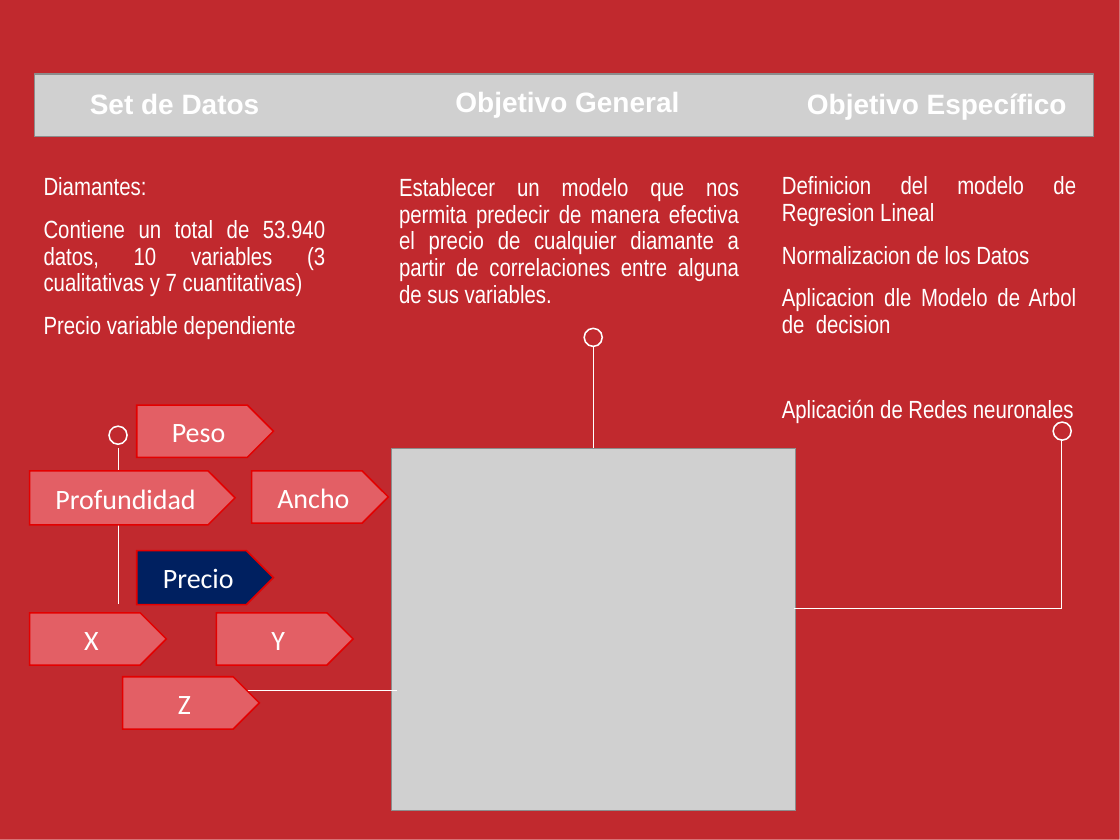
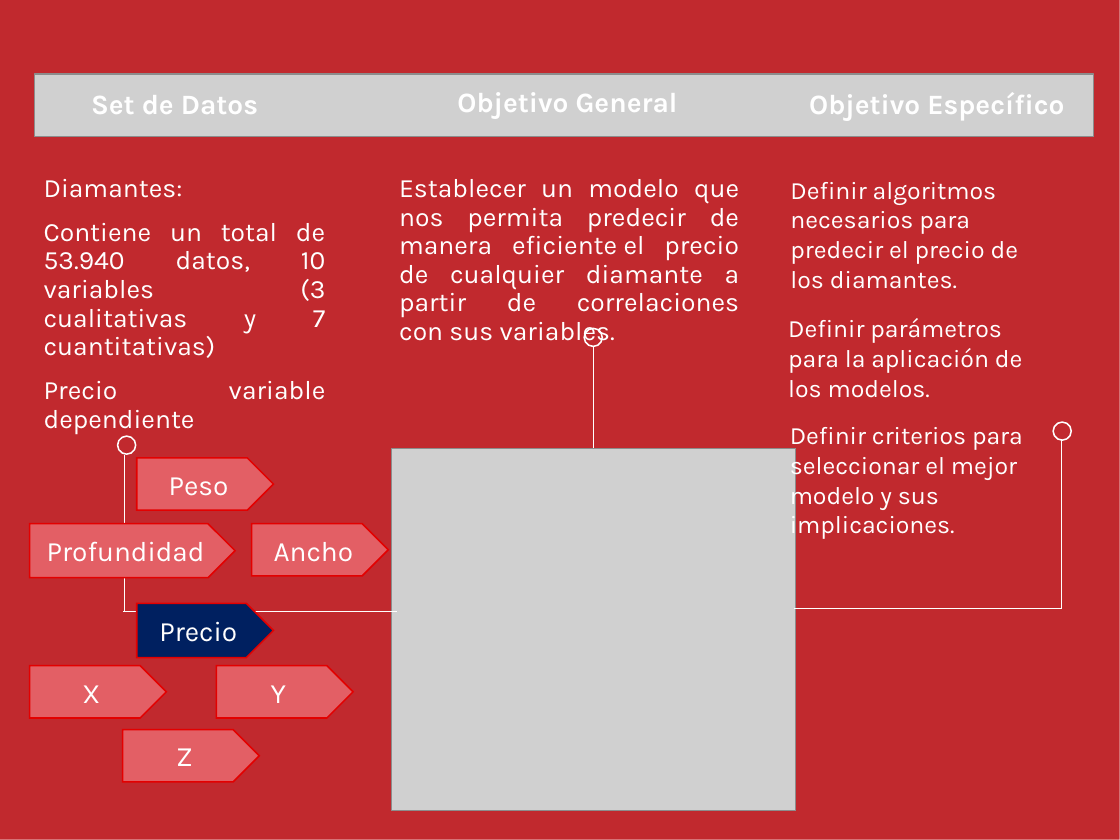
Before and after one commit to IgnGGA/grupo9, a slide deck: slide 3 of presentación/presentaciónDosMineriaDeDatos.pptx. Drawn at 1120x840 pixels with LibreOffice and Linux fonts; fonts in the diff are those of the drawing; grey boxes stand for pictures. Boxes give left, top, right and bottom in pixels: in the first picture for what was removed or moved away, otherwise in the second. Text is boxed around its words. In the diff, an @@ line names an element or a change of style, - is before the commit and + after.

Commit message:
Nuevas imagenes y avanace en la ppt, se crea codigo unificado para entregar a profesor

```diff
--- a/presentación/presentaciónDosMineriaDeDatos.pptx
+++ b/presentación/presentaciónDosMineriaDeDatos.pptx
@@ font Arial to Karla in 3 elements at bbox=[91, 95, 258, 114], bbox=[457, 92, 678, 119], bbox=[809, 93, 1064, 120] @@
@@ text "Diamantes:" at bbox=[44, 179, 326, 400]: size 16 to 17 pt, font Arial Narrow to Karla @@
@@ text at bbox=[399, 179, 740, 346]: text changed; size 16 to 17 pt; font Arial Narrow to Karla @@
-Establecer un modelo que nos permita predecir de manera efectiva el precio de cualquier diamante a partir de correlaciones entre alguna de sus variables.
+Establecer un modelo que nos permita predecir de manera eficiente el precio de cualquier diamante a partir de correlaciones con sus variables.
@@ text removed at bbox=[782, 176, 1076, 423] @@
-Definicion del modelo de Regresion Lineal
-Normalizacion de los Datos
-Aplicacion dle Modelo de Arbol de decision
-Aplicación de Redes neuronales
@@ text added at bbox=[790, 182, 1018, 289], 16 pt, text #FFFFFF @@
+Definir algoritmos necesarios para predecir el precio de los diamantes.
@@ text added at bbox=[788, 318, 1022, 398], 16 pt, text #FFFFFF @@
+Definir parámetros para la aplicación de los modelos.
@@ ellipse: place and size @@
-ellipse at bbox=[109, 427, 127, 445]
+ellipse at bbox=[118, 436, 136, 454]
@@ text added at bbox=[790, 427, 1023, 539], 16 pt, text #FFFFFF @@
+Definir criterios para seleccionar el mejor modelo y sus implicaciones.
@@ line moved from (118, 604) - (118, 448) to (124, 610) - (124, 455) @@
@@ 5 pentagon arrows: place and size @@
-5 pentagon arrows at bbox=[30, 405, 389, 729]
+5 pentagon arrows at bbox=[30, 458, 389, 782]
@@ font Calibri to Karla in 7 elements at bbox=[137, 458, 273, 511], bbox=[123, 729, 260, 782], bbox=[137, 604, 273, 657], bbox=[30, 665, 167, 718], bbox=[216, 665, 353, 718], bbox=[252, 524, 389, 577], bbox=[30, 524, 235, 578] @@
@@ line moved from (396, 690) - (123, 690) to (396, 612) - (123, 612) @@
@@ pentagon arrow "X": place and size @@
-pentagon arrow "X" at bbox=[30, 613, 167, 665]
+pentagon arrow "X" at bbox=[30, 665, 167, 718]
@@ pentagon arrow "Y": place and size @@
-pentagon arrow "Y" at bbox=[216, 613, 353, 665]
+pentagon arrow "Y" at bbox=[216, 665, 353, 718]
```
Also in this commit, not shown: 4 other slides changed, 10 slides added, 9 slides removed, 18 other files.
